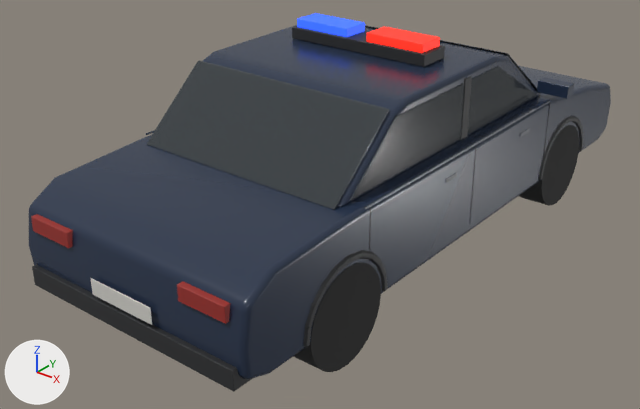
The glTF model game/assets/props/veh_escort_car/veh_escort_car.glb as it was, and as the next commit left it.
One viewpoint serves both versions: a 50 mm lens placed at (3.45, -4.89, 3.12), pointed at (-0.14, -0.4, 0.33). The lights are fixed; the arrows at lower left show +X, +Y and +Z. The first picture is the older version. Where no turn or scale is listed for an object, it has been applied to the vertices.

Before the edit, the objects in view are built like this:
```python
me_body = bpy.data.meshes.new('Body')
me_body.from_pydata(...)  # 5072 vertices, 9648 faces; spans x -1.02..1.02, y -2.33..2.32, z 0.0..1.58
me_body.materials.append(mat_m_pr_car_navy)  # dark blue #26334a
me_body.materials.append(mat_m_pr_plastic_black)  # black #2c2d2f
me_body.materials.append(mat_m_chrome)  # light grey #b8bcc0
me_body.materials.append(mat_m_pr_glass_tinted)  # dark grey #3a4044
me_body.materials.append(mat_m_pr_metal_red)  # red #9b2e28
me_body.materials.append(mat_m_pr_plastic_white)  # light grey #d6d4ce
me_body.materials.append(mat_m_pr_emit_police_blue)  # blue #2f5bff, glowing blue #2f5bff
me_body.materials.append(mat_m_pr_emit_led_red)  # red #ff2a1a, glowing red #ff2a1a
me_body.materials.append(mat_m_rubber_black)  # black #2a2a2a
me_body.materials.append(mat_m_brushed_steel)  # grey #8e9296
ob_body = bpy.data.objects.new('Body', me_body)
ob_body.location = (0.0, 0.0, 0.0)
```
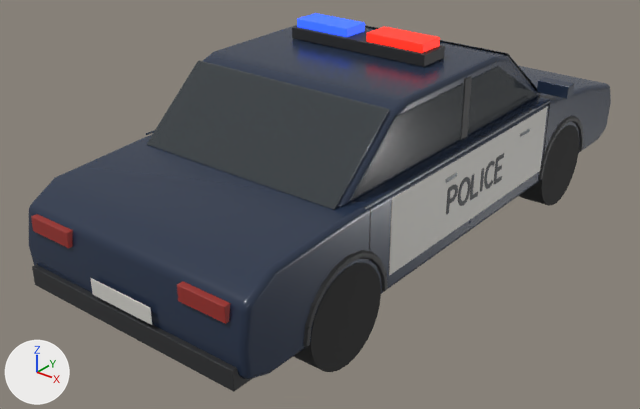
Where the change shows, as pixel boxes [x1, y1, x2, y2] in the pictures (640 x 409 px):
'LiveryRMesh', added: after [389, 107, 548, 276]
    faces in mat_m_pr_metal_white (light grey #d2d0ca): [389, 107, 548, 276]
    faces in mat_m_pr_metal_dark (dark grey #3b3e41): [446, 153, 504, 215]

Edits to the bpy script that builds the scene:
```text
Add mat_m_pr_metal_white:
    mat_m_pr_metal_white = principled_material('M_pr_metal_white')
    mat_m_pr_metal_white.base_color = (0.644, 0.631, 0.591)  # light grey #d2d0ca
    mat_m_pr_metal_white.roughness = 0.48
Add mat_m_pr_metal_dark:
    mat_m_pr_metal_dark = principled_material('M_pr_metal_dark')
    mat_m_pr_metal_dark.base_color = (0.0437, 0.0482, 0.0529)  # dark grey #3b3e41
    mat_m_pr_metal_dark.roughness = 0.54
Add me_liveryrmesh:
    me_liveryrmesh.from_pydata(...)  # 346 vertices, 780 faces; spans x 0.9..0.91, y -1.04..0.96, z 0.42..0.93
    # faces by material slot: [12, 768]
    me_liveryrmesh.materials.append(mat_m_pr_metal_white)  # light grey #d2d0ca
    me_liveryrmesh.materials.append(mat_m_pr_metal_dark)  # dark grey #3b3e41
Add ob_liveryrmesh:
    ob_liveryrmesh = bpy.data.objects.new('LiveryRMesh', me_liveryrmesh)
    ob_liveryrmesh.location = (0.0, 0.0, 0.0)
```
